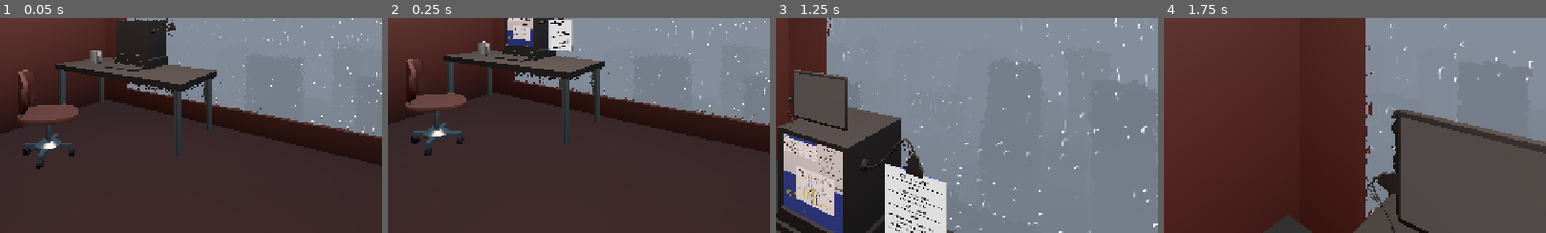
Above: before the commit, frames 1-4 (left to right).
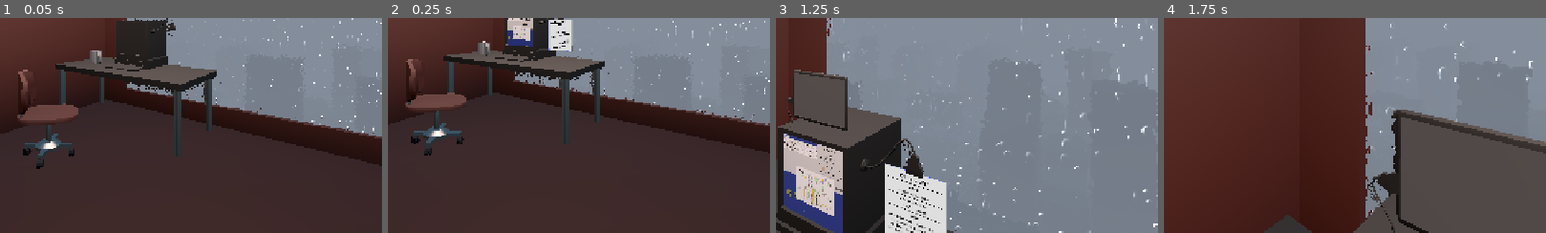
Above: after the commit, the same moments.

Repository: Ciph3rzer0/brackeys-2026.2-trust-no-one
Game: Godot game, scene res://scenes/city.tscn
Same seed, same stepped clock (60 frames per second), same inputs: the game is played once before the commit and once after it. The engine's default icon, where the game draws it, is replaced by a stand-in: a white triangle on a blue panel in a dark square. Sound files missing from this copy of the repository are replaced by a short silence.
Inputs (mouse positions are % of the whole screen's width and height, from its top left):
- Up to frame 1 (0.05 s): no input
- Up to frame 2 (0.25 s): no input
- Up to frame 3 (1.25 s): tap Enter at 0.5 s; move the mouse to (55, 50) at 0.52 s; hold W (pc_forward) from 0.53 s (still down); hold E (pc_interact) from 0.53 s (still down); click (55, 50) at 0.67 s; tap Space at 0.77 s
- Up to frame 4 (1.75 s): keep holding W (pc_forward); move the mouse to (45, 50) at 1.27 s; release E (pc_interact) at 1.28 s; tap Q at 1.35 s; tap Space at 1.52 s
The pictures show only the part of the screen within x 32-82%, y 50-100%; the shares and areas given below are measured in that part.

Frame 1 is identical in both runs. In frame 2, less than 0.1% of the frame differs, in the area x 33-35%, y 4-10%; in frame 3, less than 0.1%, in the area x 2-11%, y 60-88%; in frame 4, nothing differs.
Error in both runs: Invalid assignment of property or key 'plate' with value of type 'String' on a base object of type 'Resource (Quest)'. (res://autoloads/quest_system.gd:19)

Commit message:
feat: home, work, some fixed POIs

Diff:
--- a/ui/city-map/city_map.gd
+++ b/ui/city-map/city_map.gd
@@ -41,7 +41,7 @@
 	if path.is_empty():
 		push_warning("No path found between start_marker and end_marker.")
 
-	vehicle.follow_path(path)
+	#vehicle.follow_path(path)
 
 	start_time = Time.get_unix_time_from_datetime_string(start_time_string)
 	assert(start_time > 0)
--- a/ui/city-map/city_map.tscn
+++ b/ui/city-map/city_map.tscn
@@ -338,7 +338,7 @@
 connections = Array[NodePath]([NodePath("../Intersection8")])
 node_type = 5
 
-[node name="Work_Construction" type="Sprite2D" parent="AStarGraph2D" unique_id=462456001 groups=["poi"]]
+[node name="Work_ConstructionN" type="Sprite2D" parent="AStarGraph2D" unique_id=462456001 groups=["poi"]]
 position = Vector2(-97.19627, -295.3271)
 texture = ExtResource("8_3lkr5")
 script = ExtResource("3_54v2r")
@@ -429,7 +429,7 @@
 connections = Array[NodePath]([NodePath("../Intersection28")])
 node_type = 5
 
-[node name="POI_Bar Olivia2" type="Sprite2D" parent="AStarGraph2D" unique_id=1688171156 groups=["poi"]]
+[node name="POI_Salon" type="Sprite2D" parent="AStarGraph2D" unique_id=1688171156 groups=["poi"]]
 position = Vector2(18.691582, 33.644875)
 texture = ExtResource("5_wxgfj")
 script = ExtResource("3_54v2r")
@@ -443,26 +443,26 @@
 connections = Array[NodePath]([NodePath("../Intersection2")])
 node_type = 2
 
-[node name="POI_Office 1" type="Sprite2D" parent="AStarGraph2D" unique_id=2080662582 groups=["poi"]]
+[node name="Work_Office1" type="Sprite2D" parent="AStarGraph2D" unique_id=2080662582 groups=["poi"]]
 position = Vector2(-220.56067, 252.33649)
-texture = ExtResource("5_wxgfj")
+texture = ExtResource("8_3lkr5")
 script = ExtResource("3_54v2r")
 connections = Array[NodePath]([NodePath("../Intersection24")])
-node_type = 2
-
-[node name="POI_Office 2" type="Sprite2D" parent="AStarGraph2D" unique_id=1739535364 groups=["poi"]]
+node_type = 6
+
+[node name="Work_Office2" type="Sprite2D" parent="AStarGraph2D" unique_id=1739535364 groups=["poi"]]
 position = Vector2(-100.934586, 254.20563)
-texture = ExtResource("5_wxgfj")
+texture = ExtResource("8_3lkr5")
 script = ExtResource("3_54v2r")
 connections = Array[NodePath]([NodePath("../Intersection24")])
-node_type = 2
-
-[node name="POI_Office 3" type="Sprite2D" parent="AStarGraph2D" unique_id=320518366 groups=["poi"]]
+node_type = 6
+
+[node name="Work_Office3" type="Sprite2D" parent="AStarGraph2D" unique_id=320518366 groups=["poi"]]
 position = Vector2(-97.196266, 357.00937)
-texture = ExtResource("5_wxgfj")
+texture = ExtResource("8_3lkr5")
 script = ExtResource("3_54v2r")
 connections = Array[NodePath]([NodePath("../Intersection24")])
-node_type = 2
+node_type = 6
 
 [node name="POI_Harbor" type="Sprite2D" parent="AStarGraph2D" unique_id=1527434384 groups=["poi"]]
 position = Vector2(-663.5514, 155.1402)
@@ -478,12 +478,12 @@
 connections = Array[NodePath]([NodePath("../Intersection18")])
 node_type = 2
 
-[node name="POI_Construction" type="Sprite2D" parent="AStarGraph2D" unique_id=1172352462 groups=["poi"]]
+[node name="Work_constructionS" type="Sprite2D" parent="AStarGraph2D" unique_id=1172352462 groups=["poi"]]
 position = Vector2(-334.5794, 33.644897)
-texture = ExtResource("5_wxgfj")
+texture = ExtResource("8_3lkr5")
 script = ExtResource("3_54v2r")
 connections = Array[NodePath]([NodePath("../Intersection16")])
-node_type = 2
+node_type = 6
 
 [node name="CityExit" type="Sprite2D" parent="AStarGraph2D" unique_id=689469424 groups=["city_exit"]]
 position = Vector2(332, -668)
@@ -538,122 +538,29 @@
 
 [node name="End" type="Sprite2D" parent="Vehicles" unique_id=1426661668]
 unique_name_in_owner = true
-position = Vector2(1682, -1266)
+position = Vector2(1682.0001, -1266.0001)
 scale = Vector2(0.5, 0.5)
 texture = ExtResource("7_wgu0n")
 
-[node name="Vehicle" parent="Vehicles" unique_id=260464224 node_paths=PackedStringArray("city_map", "astar") instance=ExtResource("9_tbcoo")]
-position = Vector2(87, -808)
+[node name="Vehicle" parent="Vehicles" unique_id=260464224 node_paths=PackedStringArray("work", "city_map", "astar") instance=ExtResource("9_tbcoo")]
+position = Vector2(-118.76628, -876.243)
+work = NodePath("../../AStarGraph2D/Work_ConstructionN")
 city_map = NodePath("../..")
 astar = NodePath("../../AStarGraph2D")
 
-[node name="Vehicle2" parent="Vehicles" unique_id=1252510925 node_paths=PackedStringArray("city_map", "astar") instance=ExtResource("9_tbcoo")]
-position = Vector2(87, -808)
+[node name="Vehicle2" parent="Vehicles" unique_id=363504390 node_paths=PackedStringArray("work", "city_map", "astar") instance=ExtResource("9_tbcoo")]
+position = Vector2(122.35521, -876.24304)
+work = NodePath("../../AStarGraph2D/POI_Salon")
 city_map = NodePath("../..")
 astar = NodePath("../../AStarGraph2D")
 
-[node name="Vehicle3" parent="Vehicles" unique_id=1585936267 node_paths=PackedStringArray("city_map", "astar") instance=ExtResource("9_tbcoo")]
-position = Vector2(87, -808)
+[node name="Vehicle3" parent="Vehicles" unique_id=1443637905 node_paths=PackedStringArray("work", "city_map", "astar") instance=ExtResource("9_tbcoo")]
+position = Vector2(116.747734, -980.91595)
+work = NodePath("../../AStarGraph2D/Work_Powerplant")
 city_map = NodePath("../..")
 astar = NodePath("../../AStarGraph2D")
 
-[node name="Vehicle4" parent="Vehicles" unique_id=1853314087 node_paths=PackedStringArray("city_map", "astar") instance=ExtResource("9_tbcoo")]
-position = Vector2(-298.20554, -1377.1776)
-city_map = NodePath("../..")
-astar = NodePath("../../AStarGraph2D")
-
-[node name="Vehicle5" parent="Vehicles" unique_id=2049011944 node_paths=PackedStringArray("city_map", "astar") instance=ExtResource("9_tbcoo")]
-position = Vector2(-298.20554, -1377.1776)
-city_map = NodePath("../..")
-astar = NodePath("../../AStarGraph2D")
-
-[node name="Vehicle6" parent="Vehicles" unique_id=1219458490 node_paths=PackedStringArray("city_map", "astar") instance=ExtResource("9_tbcoo")]
-position = Vector2(-419.70087, -1031.3832)
-city_map = NodePath("../..")
-astar = NodePath("../../AStarGraph2D")
-
-[node name="Vehicle7" parent="Vehicles" unique_id=1629774772 node_paths=PackedStringArray("city_map", "astar") instance=ExtResource("9_tbcoo")]
-position = Vector2(-298.20554, -1377.1776)
-city_map = NodePath("../..")
-astar = NodePath("../../AStarGraph2D")
-
-[node name="Vehicle8" parent="Vehicles" unique_id=1880236186 node_paths=PackedStringArray("city_map", "astar") instance=ExtResource("9_tbcoo")]
-position = Vector2(-298.20554, -1377.1776)
-city_map = NodePath("../..")
-astar = NodePath("../../AStarGraph2D")
-
-[node name="Vehicle9" parent="Vehicles" unique_id=805123898 node_paths=PackedStringArray("city_map", "astar") instance=ExtResource("9_tbcoo")]
-position = Vector2(87, -808)
-city_map = NodePath("../..")
-astar = NodePath("../../AStarGraph2D")
-
-[node name="Vehicle10" parent="Vehicles" unique_id=1649206010 node_paths=PackedStringArray("city_map", "astar") instance=ExtResource("9_tbcoo")]
-position = Vector2(-774.84106, -1003.3458)
-city_map = NodePath("../..")
-astar = NodePath("../../AStarGraph2D")
-
-[node name="Vehicle11" parent="Vehicles" unique_id=1651479987 node_paths=PackedStringArray("city_map", "astar") instance=ExtResource("9_tbcoo")]
-position = Vector2(-774.84106, -1003.3458)
-city_map = NodePath("../..")
-astar = NodePath("../../AStarGraph2D")
-
-[node name="Vehicle12" parent="Vehicles" unique_id=1421899058 node_paths=PackedStringArray("city_map", "astar") instance=ExtResource("9_tbcoo")]
-position = Vector2(-774.84106, -1003.3458)
-city_map = NodePath("../..")
-astar = NodePath("../../AStarGraph2D")
-
-[node name="Vehicle13" parent="Vehicles" unique_id=603656764 node_paths=PackedStringArray("city_map", "astar") instance=ExtResource("9_tbcoo")]
-position = Vector2(2.5701904, -966.91595)
-city_map = NodePath("../..")
-astar = NodePath("../../AStarGraph2D")
-
-[node name="Vehicle14" parent="Vehicles" unique_id=1209998672 node_paths=PackedStringArray("city_map", "astar") instance=ExtResource("9_tbcoo")]
-position = Vector2(2.5701904, -966.91595)
-city_map = NodePath("../..")
-astar = NodePath("../../AStarGraph2D")
-
-[node name="Vehicle15" parent="Vehicles" unique_id=353390030 node_paths=PackedStringArray("city_map", "astar") instance=ExtResource("9_tbcoo")]
-position = Vector2(2.5701904, -966.91595)
-city_map = NodePath("../..")
-astar = NodePath("../../AStarGraph2D")
-
-[node name="Vehicle16" parent="Vehicles" unique_id=1790113629 node_paths=PackedStringArray("city_map", "astar") instance=ExtResource("9_tbcoo")]
-position = Vector2(2.5701904, -966.91595)
-city_map = NodePath("../..")
-astar = NodePath("../../AStarGraph2D")
-
-[node name="Vehicle17" parent="Vehicles" unique_id=514821754 node_paths=PackedStringArray("city_map", "astar") instance=ExtResource("9_tbcoo")]
-position = Vector2(2.5701904, -966.91595)
-city_map = NodePath("../..")
-astar = NodePath("../../AStarGraph2D")
-
-[node name="Vehicle18" parent="Vehicles" unique_id=922491594 node_paths=PackedStringArray("city_map", "astar") instance=ExtResource("9_tbcoo")]
-position = Vector2(1206.3086, -310.8412)
-city_map = NodePath("../..")
-astar = NodePath("../../AStarGraph2D")
-
-[node name="Vehicle19" parent="Vehicles" unique_id=39253163 node_paths=PackedStringArray("city_map", "astar") instance=ExtResource("9_tbcoo")]
-position = Vector2(1206.3086, -310.8412)
-city_map = NodePath("../..")
-astar = NodePath("../../AStarGraph2D")
-
-[node name="Vehicle20" parent="Vehicles" unique_id=1959699715 node_paths=PackedStringArray("city_map", "astar") instance=ExtResource("9_tbcoo")]
-position = Vector2(428.89728, -347.27106)
-city_map = NodePath("../..")
-astar = NodePath("../../AStarGraph2D")
-
-[node name="Vehicle21" parent="Vehicles" unique_id=1080569491 node_paths=PackedStringArray("city_map", "astar") instance=ExtResource("9_tbcoo")]
-position = Vector2(428.89728, -347.27106)
-city_map = NodePath("../..")
-astar = NodePath("../../AStarGraph2D")
-
-[node name="Vehicle22" parent="Vehicles" unique_id=1431898659 node_paths=PackedStringArray("city_map", "astar") instance=ExtResource("9_tbcoo")]
-position = Vector2(87, -808)
-city_map = NodePath("../..")
-astar = NodePath("../../AStarGraph2D")
-
 [node name="Cameras" type="Node2D" parent="." unique_id=662735754]
-metadata/_edit_lock_ = true
 metadata/_edit_group_ = true
 
 [node name="CAM_Bookstore" parent="Cameras" unique_id=1211424755 node_paths=PackedStringArray("city_map") instance=ExtResource("9_qdywh")]
--- a/ui/city-map/vehicle.gd
+++ b/ui/city-map/vehicle.gd
@@ -43,7 +43,8 @@
 func _ready() -> void:
 	assert(city_map)
 	assert(astar)
-	var start_node := astar.find_closest_node_of_type(global_position, PathNode2D.NodeType.POI)
+	var start_node := astar.find_closest_node_of_type(global_position, PathNode2D.NodeType.Residence)
+	home = start_node
 	global_position = start_node.global_position
 
 	#seed(-7718)
